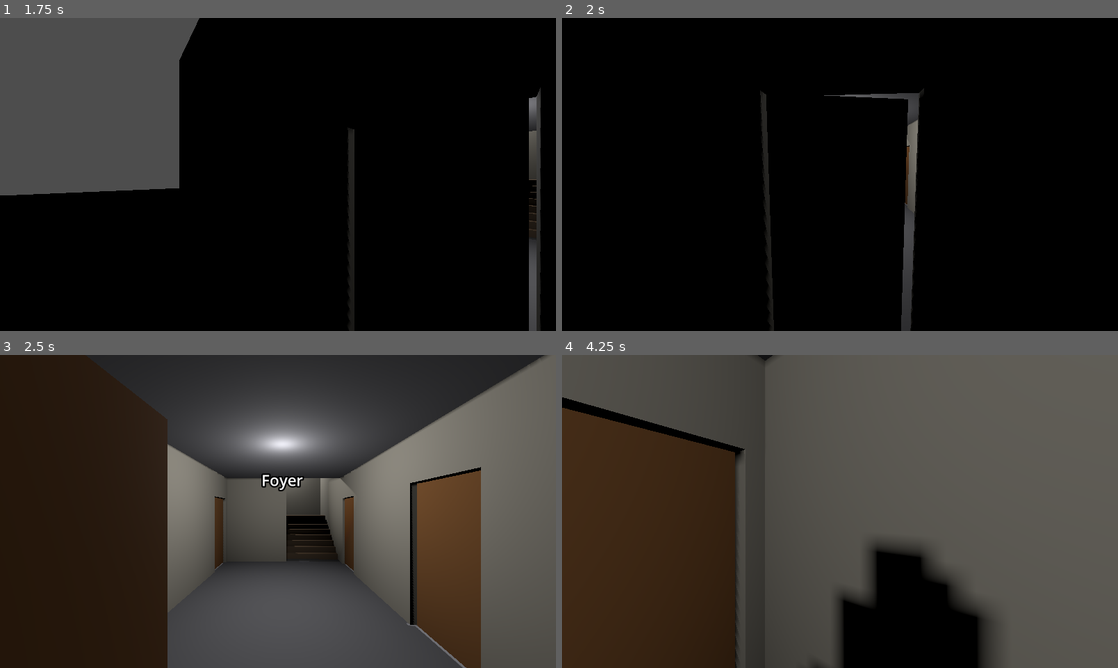
Above: before the commit, frames 1-4 (two rows, left to right).
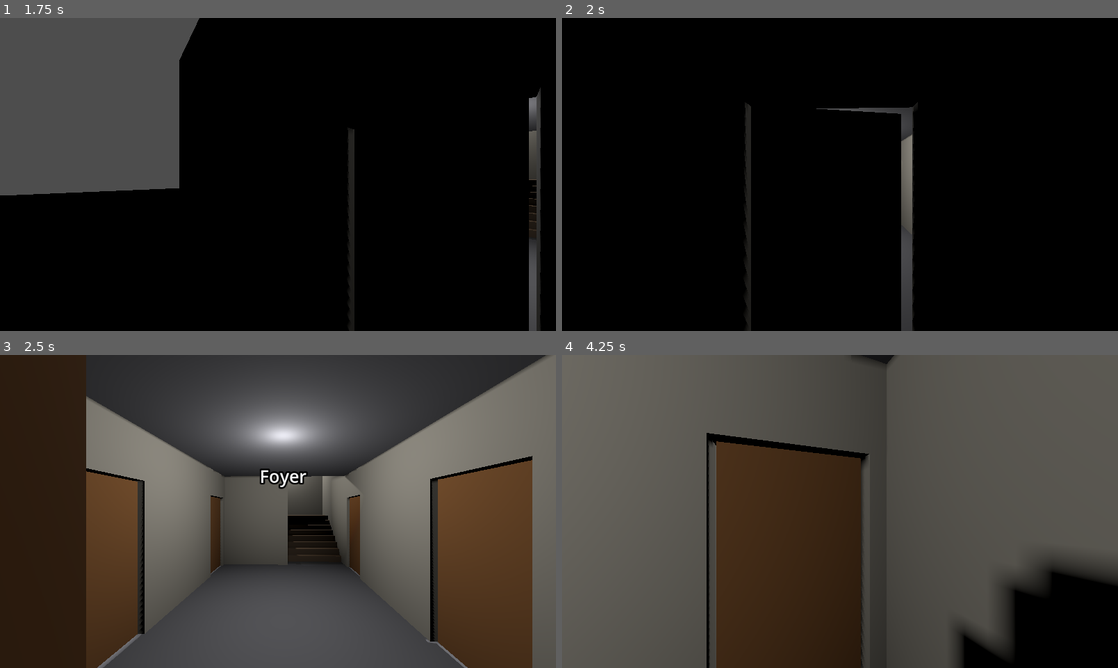
Above: after the commit, the same moments.

Repository: waelismail950-star/swat-2v2
Game: Godot game, scene res://tests/test_runner.tscn
The game is run twice, just before and just after one commit, with the same random seed, the same clock (stepped at 60 frames per second) and the same inputs. This scene is started directly instead of the project's main scene.
Inputs (mouse positions are in pixels of both pictures, inside the frame that each line leads up to):
- Up to frame 1 (1.75 s): tap Enter at 0.5 s; move the mouse to (250, 237) at 0.52 s; hold F (interact) 0.53-1.28 s; hold W (move_forward) from 0.53 s (still down); click (250, 237) at 0.67 s; move the mouse to (444, 221) at 1.27 s; tap Ctrl (crouch) at 1.35 s; tap F (interact) at 1.55 s
- Up to frame 2 (2 s): keep holding W (move_forward)
- Up to frame 3 (2.5 s): move the mouse to (111, 464) at 2.02 s; release W (move_forward) at 2.03 s; hold Q (lean_left) from 2.03 s (still down); hold V (door_crack) from 2.03 s (still down); tap F (interact) at 2.3 s
- Up to frame 4 (4.25 s): move the mouse to (867, 511) at 2.77 s; release V (door_crack) at 2.78 s; click (867, 511) at 2.85 s; tap F (interact) at 3.05 s; move the mouse to (756, 433) at 3.52 s; release Q (lean_left) at 3.53 s; hold S (move_back) from 3.53 s (still down); hold F (interact) from 3.53 s (still down)

Frame 1 is identical in both runs. In frame 2, 2.6% of the frame differs, in the area x 32-66%, y 22-100%; in frame 3, 25%; in frame 4, 54%, in the area x 0-100%, y 0-100%.

Commit message:
Fix bot deadlock against a door stopped by its own body
A bot waited for a moving door to settle before pressing interact, while
the door was waiting for that same bot to move out of its arc. Bots now
open any door that is not open without waiting, and walk past open ones.
This was the cause of an intermittent failure in the guard-post test.

Co-Authored-By: Claude Fable 5.2 <noreply@anthropic.com>
Claude-Session: https://claude.ai/code/session_015iDDYyCP82x2ES16upuYWY

Diff:
--- a/scripts/ai/bot.gd
+++ b/scripts/ai/bot.gd
@@ -190,10 +190,11 @@
 	var next := _route[0]
 	var off_course := _turn_toward(Vector3(next.x, player.camera.global_position.y, next.z), delta)
 	var door := _door_ahead()
-	if door != null and not (door.state == Door.State.OPEN and door.is_settled()):
-		# Face the panel and press interact once it has stopped moving.
+	if door != null and door.state != Door.State.OPEN:
+		# Face the panel and open it. Never wait for the door to stop moving first: a door
+		# that is stopped against this bot's own body would wait for the bot in return.
 		_turn_toward(door.panel_point(), delta)
-		if door.is_settled() and player.aimed_interactable() == door:
+		if player.aimed_interactable() == door:
 			player.input.interact = _pulse
 		return false
 
